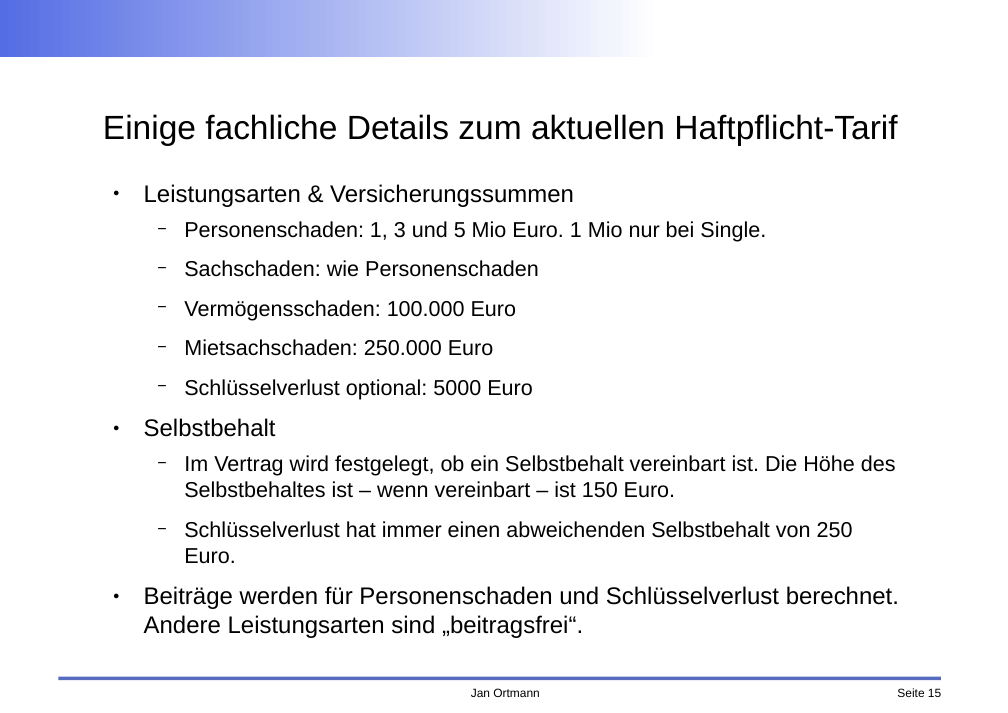
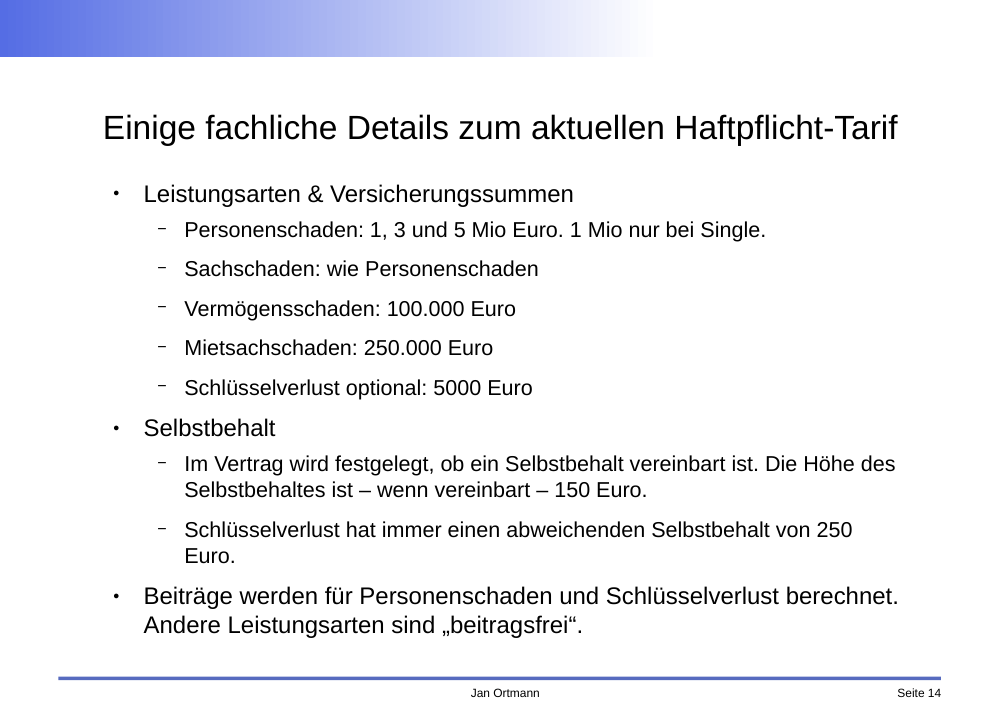
Before and after one commit to faktorips/faktorips.base, a slide deck: slide 14 of org.faktorips.doc/schulung/fachabteilung/FaktorIPS-Schulung FA Produktdefinition.odp (slide 15 before the commit). Drawn at 1008x713 pixels with LibreOffice and Linux fonts; fonts in the diff are those of the drawing; background and template pictures are left out. Boxes give left, top, right and bottom in pixels: in the first picture for what was removed or moved away, otherwise in the second. Text is boxed around its words. In the diff, an @@ line names an element or a change of style, - is before the commit and + after.

```diff
--- a/org.faktorips.doc/schulung/fachabteilung/FaktorIPS-Schulung FA Produktdefinition.odp
+++ b/org.faktorips.doc/schulung/fachabteilung/FaktorIPS-Schulung FA Produktdefinition.odp
@@ text at (x1=184, y1=455, x2=896, y2=498): text changed @@
-  − Im Vertrag wird festgelegt, ob ein Selbstbehalt vereinbart ist. Die Höhe des Selbstbehaltes ist – wenn vereinbart – ist 150 Euro.
+  − Im Vertrag wird festgelegt, ob ein Selbstbehalt vereinbart ist. Die Höhe des Selbstbehaltes ist – wenn vereinbart – 150 Euro.
@@ page number at (x1=897, y1=688, x2=941, y2=697): text changed @@
-Seite 15
+Seite 14
```
Also in this commit, not shown: 7 other slides changed, 3 slides added, 1 slide removed, 13 other files.
